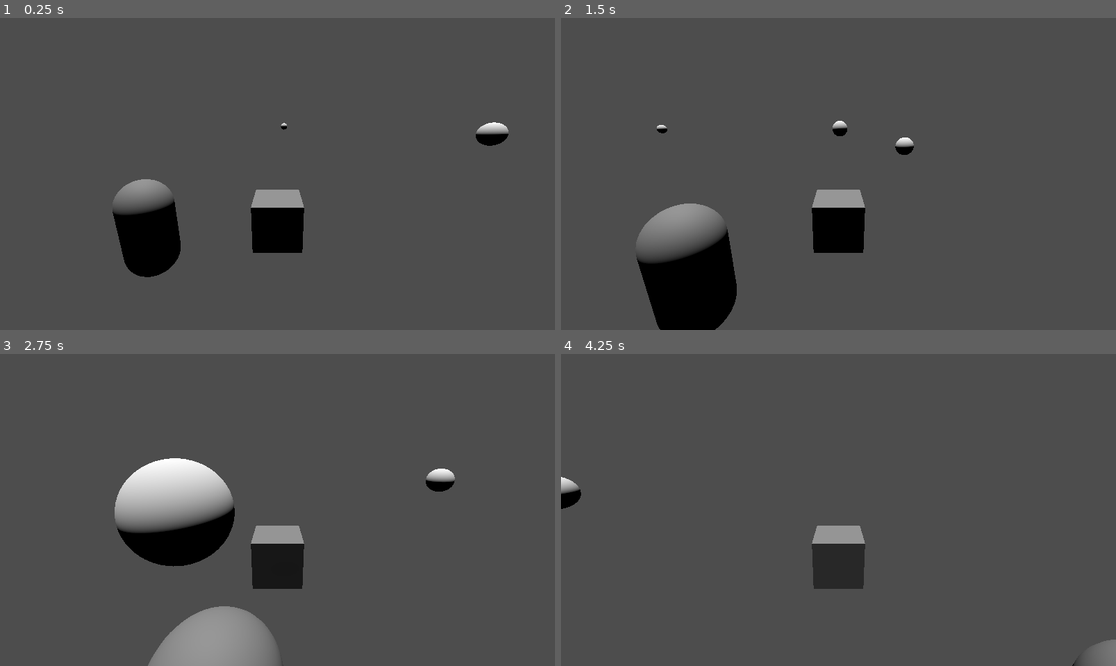
Above: before the commit, frames 1-4 (two rows, left to right).
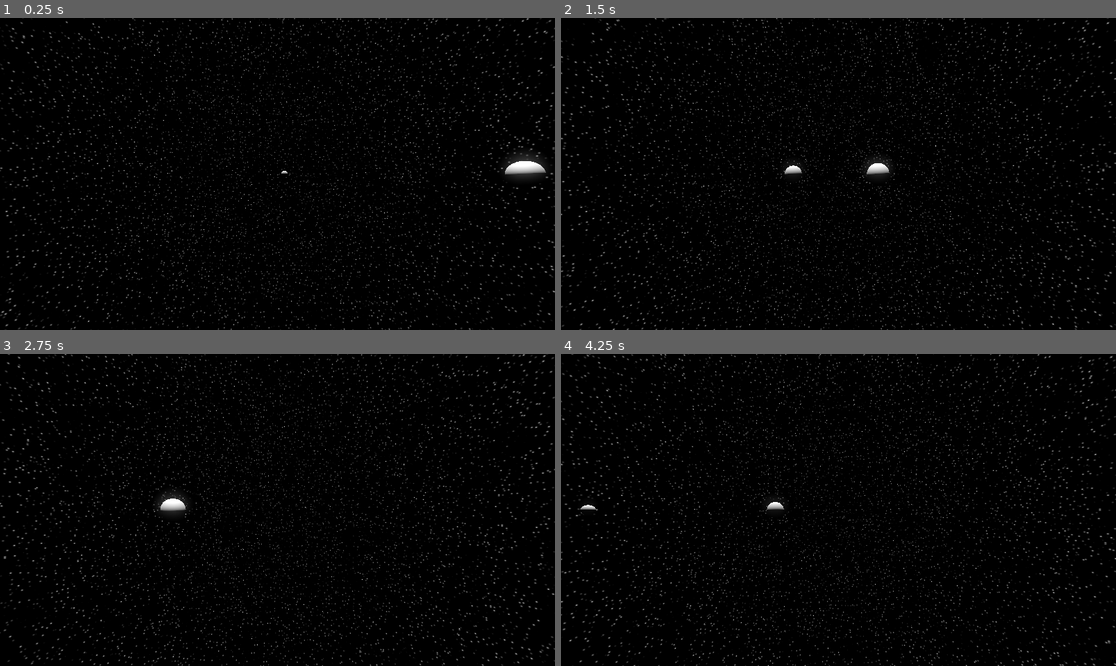
Above: after the commit, the same moments.

Repository: Paulpanther/Spacescaper
Game: Godot game, scene res://scenes/universe.tscn
The game is run twice, just before and just after one commit, with the same random seed, the same clock (stepped at 60 frames per second) and the same inputs.
Inputs:
- Up to frame 1 (0.25 s): no input
- Up to frame 2 (1.5 s): hold D (rot_right, bound only before the commit) 0.53-1.28 s; hold S (backwards, bound only before the commit) from 1.28 s (still down)
- Up to frame 3 (2.75 s): release S (backwards, bound only before the commit) at 2.03 s; hold D (rot_right, bound only before the commit) from 2.03 s (still down)
- Up to frame 4 (4.25 s): release D (rot_right, bound only before the commit) at 2.78 s; hold W (forwards, bound only before the commit) 2.78-3.53 s; hold A (rot_left, bound only before the commit) from 3.53 s (still down)

The runs differ from the first frame. In frame 1, 95% of the frame differs, in the area x 0-100%, y 0-100%; in frame 2, 94%; in frame 3, 95%; in frame 4, 99%.

Commit message:
rework movement

Diff:
--- a/project.godot
+++ b/project.godot
@@ -17,30 +17,79 @@
 
 [input]
 
-forwards={
+forward={
 "deadzone": 0.5,
 "events": [Object(InputEventKey,"resource_local_to_scene":false,"resource_name":"","device":-1,"window_id":0,"alt_pressed":false,"shift_pressed":false,"ctrl_pressed":false,"meta_pressed":false,"pressed":false,"keycode":0,"physical_keycode":87,"key_label":0,"unicode":119,"echo":false,"script":null)
+, Object(InputEventJoypadMotion,"resource_local_to_scene":false,"resource_name":"","device":-1,"axis":1,"axis_value":-1.0,"script":null)
 ]
 }
-backwards={
+backward={
 "deadzone": 0.5,
 "events": [Object(InputEventKey,"resource_local_to_scene":false,"resource_name":"","device":-1,"window_id":0,"alt_pressed":false,"shift_pressed":false,"ctrl_pressed":false,"meta_pressed":false,"pressed":false,"keycode":0,"physical_keycode":83,"key_label":0,"unicode":115,"echo":false,"script":null)
+, Object(InputEventJoypadMotion,"resource_local_to_scene":false,"resource_name":"","device":-1,"axis":1,"axis_value":1.0,"script":null)
 ]
 }
-rot_left={
+left={
+"deadzone": 0.5,
+"events": [Object(InputEventJoypadMotion,"resource_local_to_scene":false,"resource_name":"","device":-1,"axis":0,"axis_value":-1.0,"script":null)
+]
+}
+right={
+"deadzone": 0.5,
+"events": [Object(InputEventJoypadMotion,"resource_local_to_scene":false,"resource_name":"","device":-1,"axis":0,"axis_value":1.0,"script":null)
+]
+}
+up={
+"deadzone": 0.5,
+"events": [Object(InputEventJoypadMotion,"resource_local_to_scene":false,"resource_name":"","device":-1,"axis":5,"axis_value":1.0,"script":null)
+]
+}
+down={
+"deadzone": 0.5,
+"events": [Object(InputEventJoypadMotion,"resource_local_to_scene":false,"resource_name":"","device":-1,"axis":4,"axis_value":1.0,"script":null)
+]
+}
+yaw_left={
 "deadzone": 0.5,
 "events": [Object(InputEventKey,"resource_local_to_scene":false,"resource_name":"","device":-1,"window_id":0,"alt_pressed":false,"shift_pressed":false,"ctrl_pressed":false,"meta_pressed":false,"pressed":false,"keycode":0,"physical_keycode":65,"key_label":0,"unicode":97,"echo":false,"script":null)
+, Object(InputEventJoypadMotion,"resource_local_to_scene":false,"resource_name":"","device":-1,"axis":2,"axis_value":-1.0,"script":null)
 ]
 }
-rot_right={
+yaw_right={
 "deadzone": 0.5,
 "events": [Object(InputEventKey,"resource_local_to_scene":false,"resource_name":"","device":-1,"window_id":0,"alt_pressed":false,"shift_pressed":false,"ctrl_pressed":false,"meta_pressed":false,"pressed":false,"keycode":0,"physical_keycode":68,"key_label":0,"unicode":100,"echo":false,"script":null)
+, Object(InputEventJoypadMotion,"resource_local_to_scene":false,"resource_name":"","device":-1,"axis":2,"axis_value":1.0,"script":null)
+]
+}
+pitch_up={
+"deadzone": 0.5,
+"events": [Object(InputEventJoypadMotion,"resource_local_to_scene":false,"resource_name":"","device":-1,"axis":3,"axis_value":1.0,"script":null)
+]
+}
+pitch_down={
+"deadzone": 0.5,
+"events": [Object(InputEventJoypadMotion,"resource_local_to_scene":false,"resource_name":"","device":-1,"axis":3,"axis_value":-1.0,"script":null)
+]
+}
+roll_left={
+"deadzone": 0.5,
+"events": []
+}
+roll_right={
+"deadzone": 0.5,
+"events": []
+}
+damp_rotation={
+"deadzone": 0.5,
+"events": [Object(InputEventJoypadButton,"resource_local_to_scene":false,"resource_name":"","device":-1,"button_index":3,"pressure":0.0,"pressed":false,"script":null)
 ]
 }
 
 [physics]
 
 3d/default_gravity=0.0
+3d/default_linear_damp=0.01
+3d/default_angular_damp=0.01
 
 [rendering]
 
--- a/scenes/player.tscn
+++ b/scenes/player.tscn
@@ -16,4 +16,4 @@
 mesh = SubResource("BoxMesh_lkhvo")
 
 [node name="Camera3D" type="Camera3D" parent="."]
-transform = Transform3D(1, 0, 0, 0, 0.963574, 0.26744, 0, -0.26744, 0.963574, 0, 2.12633, 4.01154)
+transform = Transform3D(1, 0, 0, 0, 0.999999, 0, 0, 0, 0.999999, 0, 0, 0)
--- a/scenes/universe.tscn
+++ b/scenes/universe.tscn
@@ -1,7 +1,8 @@
-[gd_scene load_steps=5 format=3 uid="uid://c7g22ay7hjhlh"]
+[gd_scene load_steps=6 format=3 uid="uid://c7g22ay7hjhlh"]
 
 [ext_resource type="Script" path="res://scripts/solar_system_generation.gd" id="1_0qtp4"]
 [ext_resource type="PackedScene" uid="uid://b74obxunqy6f3" path="res://scenes/player.tscn" id="2_3jgle"]
+[ext_resource type="Environment" uid="uid://1canja8ub67c" path="res://world_env.tres" id="3_7shnm"]
 
 [sub_resource type="CapsuleShape3D" id="CapsuleShape3D_cd7iu"]
 
@@ -26,3 +27,8 @@
 [node name="player" parent="." instance=ExtResource("2_3jgle")]
 transform = Transform3D(1, 0, 0, 0, 1, 0, 0, 0, 1, 2.14764, 0, 0.590578)
 gravity_scale = 0.0
+linear_thruster_strength = 0.7
+rotational_thruster_strength = 0.3
+
+[node name="WorldEnvironment" type="WorldEnvironment" parent="."]
+environment = ExtResource("3_7shnm")
--- a/scripts/player.gd
+++ b/scripts/player.gd
@@ -1,23 +1,19 @@
 extends RigidBody3D
+@export var linear_thruster_strength = 1.0
+@export var rotational_thruster_strength = 1.0
 
+func _ready():
+	pass
 
+func _physics_process(delta):
+	var linear = Vector3(
+		(Input.get_action_strength("right") - Input.get_action_strength("left")) * delta * linear_thruster_strength,
+		(Input.get_action_strength("up") - Input.get_action_strength("down")) * delta * linear_thruster_strength,
+		(Input.get_action_strength("backward") - Input.get_action_strength("forward")) * delta * linear_thruster_strength,
+	)
 
-# Called when the node enters the scene tree for the first time.
-func _ready():
-	pass # Replace with function body.
+	#(Input.get_action_strength("roll_left") - Input.get_action_strength("roll_right")) * delta * rotational_thruster_strength
 
-
-func _input(event):
-	if event.is_action_pressed("forwards"):
-		apply_central_impulse(Vector3(0, 0, 1) * -transform.basis.z)
-	elif event.is_action_pressed("backwards"):
-		apply_central_impulse(Vector3(0, 0, -1) * -transform.basis.z)
-	elif event.is_action_pressed("rot_left"):
-		apply_torque_impulse(Vector3(0, 0.1, 0))
-	elif event.is_action_pressed("rot_right"):
-		apply_torque_impulse(Vector3(0, -0.1, 0))
-
-
-# Called every frame. 'delta' is the elapsed time since the previous frame.
-func _process(delta):
-	pass
+	apply_central_impulse(linear)
+	apply_torque_impulse(transform.basis.y * (Input.get_action_strength("yaw_left") - Input.get_action_strength("yaw_right")) * delta * rotational_thruster_strength)
+	apply_torque_impulse(transform.basis.x * (Input.get_action_strength("pitch_down") - Input.get_action_strength("pitch_up")) * delta * rotational_thruster_strength)
--- a/shaders/stars_shader.tres
+++ b/shaders/stars_shader.tres
@@ -229,7 +229,6 @@
 
 }
 "
-graph_offset = Vector2(-324.805, -268.763)
 mode = 3
 flags/use_half_res_pass = false
 flags/use_quarter_res_pass = false
